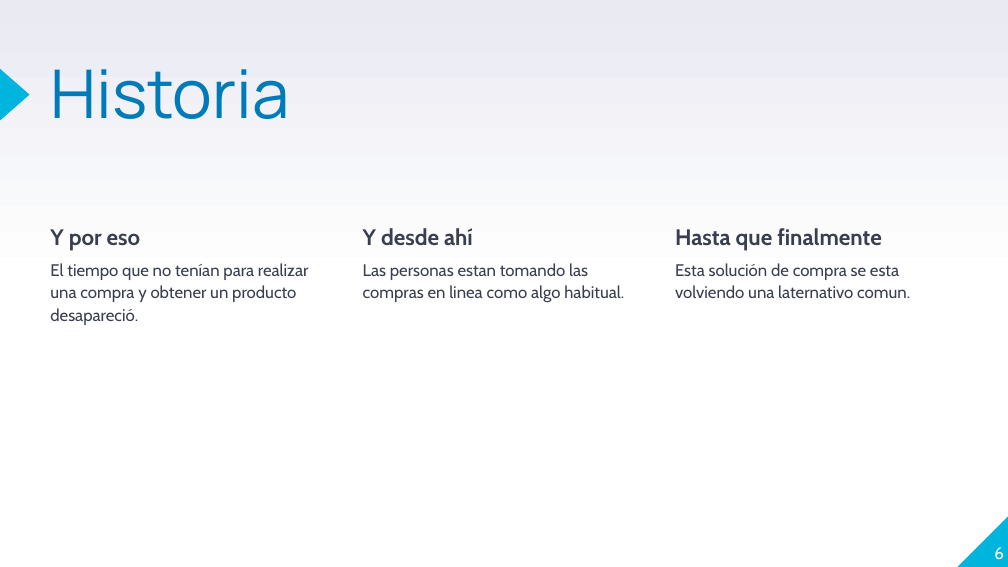
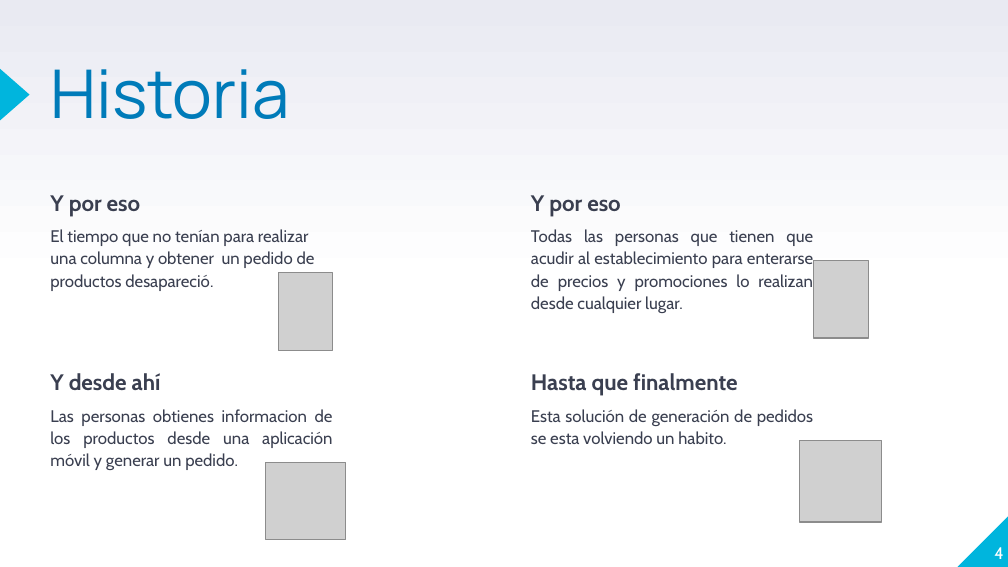
Before and after one commit to lcoronelcosta/integradora, a slide deck: slide 4 of Segundo Borrador - Luis Coronel.pptx (slide 6 before the commit). Drawn at 1008x567 pixels with LibreOffice and Linux fonts; fonts in the diff are those of the drawing; grey boxes stand for pictures. Boxes give left, top, right and bottom in pixels: in the first picture for what was removed or moved away, otherwise in the second. Text is boxed around its words. In the diff, an @@ line names an element or a change of style, - is before the commit and + after.

```diff
--- a/Segundo Borrador - Luis Coronel.pptx
+++ b/Segundo Borrador - Luis Coronel.pptx
@@ text "Y por eso": place and size @@
-text "Y por eso" at [50,229,309,325]
+text "Y por eso" at [50,195,315,291]
@@ text added at [531,195,813,313], 12 pt, text #3A3F50 @@
+Y por eso
+Todas las personas que tienen que acudir al establecimiento para enterarse de precios y promociones lo realizan desde cualquier lugar.
@@ text at [50,229,315,291]: text changed @@
-El tiempo que no tenían para realizar una compra y obtener un producto desapareció.
+El tiempo que no tenían para realizar una columna y obtener un pedido de productos desapareció.
@@ picture added at [813,260,868,338] @@
@@ picture added at [278,272,333,350] @@
@@ text "Y desde ahí": place and size @@
-text "Y desde ahí" at [363,228,624,302]
+text "Y desde ahí" at [50,373,333,470]
@@ text "Hasta que finalmente": place and size @@
-text "Hasta que finalmente" at [675,228,910,298]
+text "Hasta que finalmente" at [531,373,813,444]
@@ text at [50,409,333,470]: text changed @@
-Las personas estan tomando las compras en linea como algo habitual.
+Las personas obtienes informacion de los productos desde una aplicación móvil y generar un pedido.
@@ text at [531,409,813,444]: text changed @@
-Esta solución de compra se esta volviendo una laternativo comun.
+Esta solución de generación de pedidos se esta volviendo un habito.
@@ picture added at [800,440,882,522] @@
@@ picture added at [266,463,346,540] @@
@@ page number at [994,547,1003,559]: text changed @@
-6
+4
```
Also in this commit, not shown: 13 other slides changed, 1 slide added, 2 slides removed, 5 other files.
